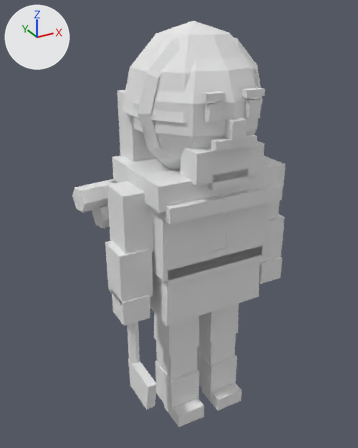
The Blender file art_source/blender/units/blend/britons/villager.blend, before and after one commit.
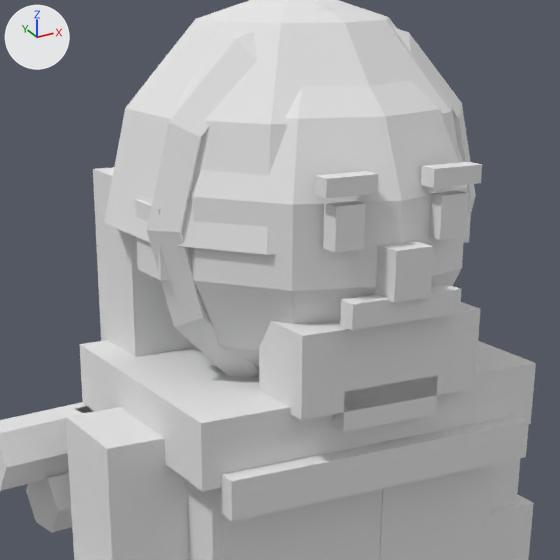
There are two pictures of each version: one whole from a 50 mm camera at (-1.034, -1.705, 1.83) aimed at (-0.049, 0.085, 0.936), one close up on the part from 23% to 82% of the width and 6% to 53% of the height. Lighting does not change. The marker at upper left points along +X, +Y and +Z. The older version's two pictures come first.

Script lines for the objects in view, before the commit:
```python
me_body = bpy.data.meshes.new('Body')
me_body.from_pydata(...)  # 449 vertices, 379 faces; spans x -0.41..0.41, y -0.27..0.34, z 0.0..1.78
me_body.materials.append(mat_pe_unitpalette)  # its picture is missing
me_prop_cargo_wood = bpy.data.meshes.new('PROP_cargo_wood')
me_prop_cargo_wood.from_pydata(...)  # 60 vertices, 40 faces; spans x -0.475..0.475, y 0.142..0.338, z 0.952..1.138
me_prop_cargo_wood.materials.append(mat_pe_unitpalette)  # its picture is missing
ob_body = bpy.data.objects.new('Body', me_body)
ob_body.location = (0.0, 0.0, 0.0)
ob_prop_cargo_wood = bpy.data.objects.new('PROP_cargo_wood', me_prop_cargo_wood)
ob_prop_cargo_wood.location = (0.0, 0.0, 0.0)
```
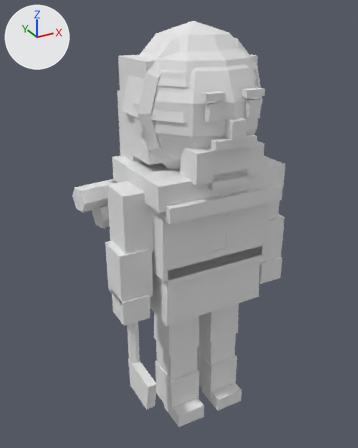
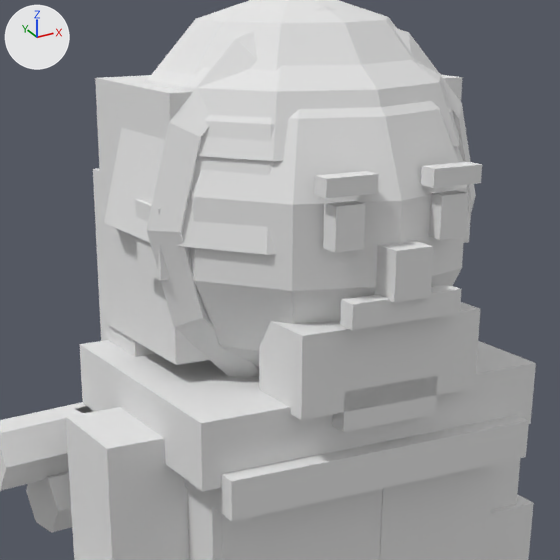
The newer file is also rescaled (x1.02) as a whole; pictures and numbers use the older file's frame.

Boxes (x1, y1, x2, y2) around the edits, measured in the close-ups (560 x 560 px):
part 1 of me_body, added
    after: (95, 75, 463, 365)
part 2 of me_body, added
    after: (144, 60, 459, 161)

Diff of the bpy script that builds the scene:
```diff
--- a/art_source/blender/units/blend/britons/villager.blend.py
+++ b/art_source/blender/units/blend/britons/villager.blend.py
@@ me_body @@
 # used by ob_body; location = (0.0, 0.0, 0.0)
-me_body.from_pydata(...)  # 449 vertices, 379 faces; spans x -0.41..0.41, y -0.27..0.34, z 0.0..1.78
+me_body.from_pydata(...)  # 488 vertices, 416 faces; spans x -0.41..0.41, y -0.27..0.34, z 0.0..1.78
+# me_body part 1: a new loose piece, a box spanning x -0.24..0.24, y -0.03..0.23, z 1.27..1.65, in mat_pe_unitpalette (its picture is missing)
+# me_body part 2: the loose piece of 31 vertices spanning x -0.28..0.28, y -0.22..0.34, z 1.45..1.78 is copied, and the copy is scaled about its middle by (0.897, 0.893, 0.515), then moved by (0.0, -0.01, 0.04); it spans x -0.25..0.25, y -0.2..0.3, z 1.57..1.74
 me_body.materials.append(mat_pe_unitpalette)
```
